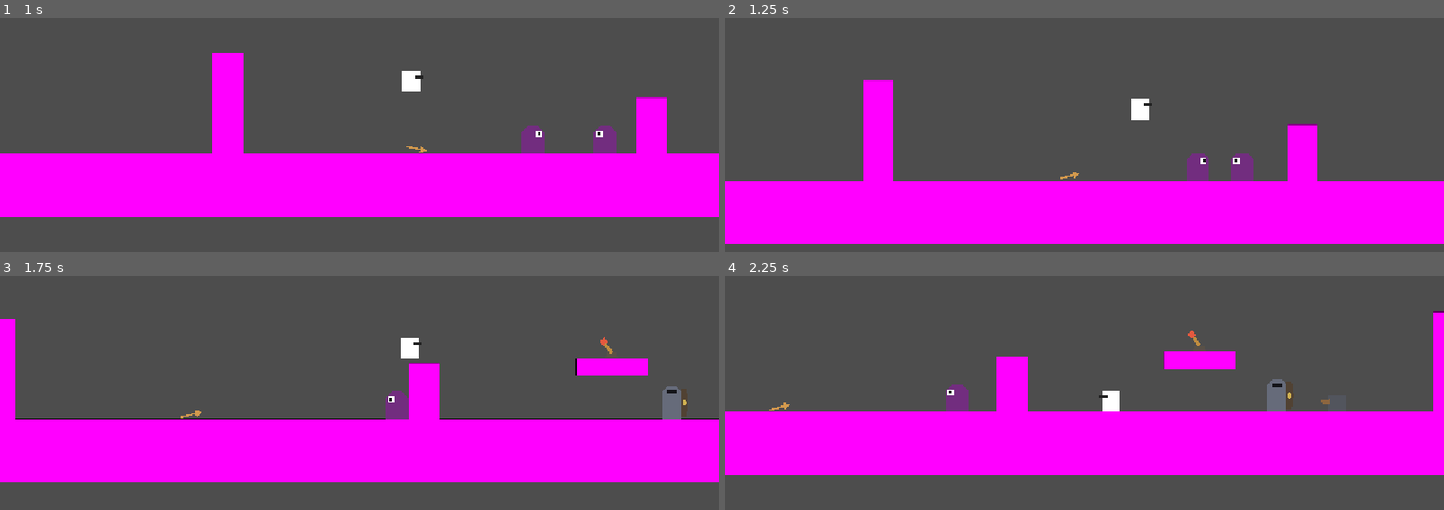
Above: before the commit, frames 1-4 (two rows, left to right).
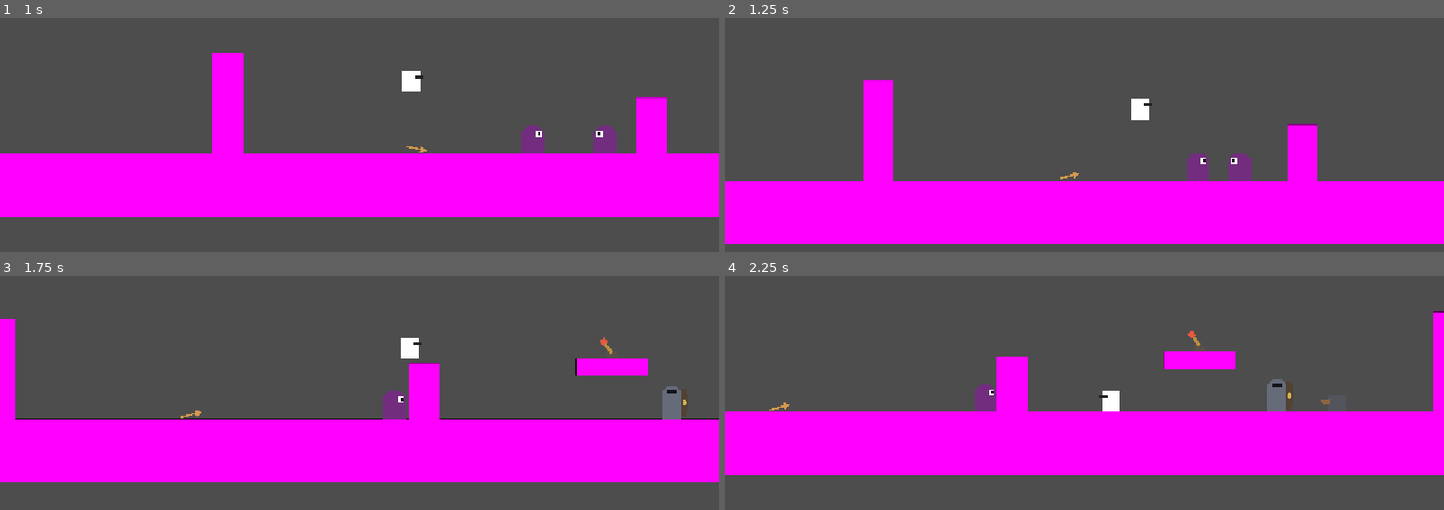
Above: after the commit, the same moments.

Repository: cachandlerdev/gmtk-2026
Game: Godot game, scene res://scenes/levels/enemy_test_level.tscn
Same seed, same stepped clock (60 frames per second), same inputs: the game is played once before the commit and once after it.
Inputs (mouse positions are in pixels of both pictures, inside the frame that each line leads up to):
- Up to frame 1 (1 s): move the mouse to (517, 95) at 0.52 s; hold D (move_right) from 0.53 s (still down); right-click (517, 95) at 0.6 s; tap Space (jump) at 0.77 s
- Up to frame 2 (1.25 s): keep holding D (move_right)
- Up to frame 3 (1.75 s): keep holding D (move_right); move the mouse to (215, 393) at 1.27 s; tap S (aim_down) at 1.35 s; tap Space (jump) at 1.52 s
- Up to frame 4 (2.25 s): move the mouse to (1156, 285) at 2.02 s; release D (move_right) at 2.03 s; hold A (move_left) from 2.03 s (still down); tap W (aim_up) at 2.1 s

Frame 1 is identical in both runs. In frame 2, 0.1% of the frame differs, in the area x 70-74%, y 57-70%; in frame 3, 0.1%; in frame 4, 0.7%, in the area x 30-38%, y 46-58%.

Commit message:
feat: move perception to EnemyBase, patrol enemy chases on sight

Diff:
--- a/scenes/assets/enemy.tscn
+++ b/scenes/assets/enemy.tscn
@@ -1,6 +1,7 @@
 [gd_scene format=3 uid="uid://bpna2cn0m2djl"]
 
 [ext_resource type="Script" path="res://scripts/patrol_enemy.gd" id="1_enemy"]
+[ext_resource type="PackedScene" uid="uid://taik04v2aqhd" path="res://scenes/assets/vision_cone.tscn" id="2_vision"]
 
 [sub_resource type="RectangleShape2D" id="Shape_body"]
 size = Vector2(36, 44)
@@ -44,4 +45,6 @@
 [node name="CollisionShape2D" type="CollisionShape2D" parent="Hitbox"]
 shape = SubResource("Shape_hit")
 
+[node name="VisionCone" parent="." instance=ExtResource("2_vision")]
+
 [connection signal="body_entered" from="Hitbox" to="." method="_on_hitbox_body_entered"]
--- a/scripts/enemy_base.gd
+++ b/scripts/enemy_base.gd
@@ -15,12 +15,19 @@
 @export var gravity_factor: float = 1.0
 ## If true, touching the player calls their take_hit().
 @export var contact_damage: bool = true
+## How long the enemy stays alerted after losing sight of the player. Only
+## matters if the enemy has a VisionCone child.
+@export var alert_linger: float = 1.5
 
 var facing: int = 1          ## 1 = right, -1 = left
+## True while a VisionCone child sees the player, or recently did (linger).
+var is_alerted: bool = false
 var _health: int
+var _lost_time: float = 0.0
 
 @onready var _visual: Node2D = get_node_or_null("Visual")
 @onready var _ledge_ray: RayCast2D = get_node_or_null("LedgeRay")
+@onready var _vision: VisionCone = get_node_or_null("VisionCone")
 
 
 func _ready() -> void:
@@ -33,6 +40,7 @@
 func _physics_process(delta: float) -> void:
 	if not is_on_floor():
 		velocity += get_gravity() * gravity_factor * delta
+	_update_perception(delta)
 	_behaviour(delta)
 	move_and_slide()
 
@@ -106,6 +114,43 @@
 	return get_tree().get_first_node_in_group("player")
 
 
+## True if a vision cone is present and currently sees the player.
+func can_see_player() -> bool:
+	return _vision != null and _vision.can_see_player
+
+
+## Update `is_alerted` from the vision cone, keeping it set for `alert_linger`
+## seconds after the player slips out of sight. No-op without a VisionCone.
+func _update_perception(delta: float) -> void:
+	if _vision == null:
+		return
+	if _vision.can_see_player:
+		is_alerted = true
+		_lost_time = 0.0
+	elif is_alerted:
+		_lost_time += delta
+		if _lost_time >= alert_linger:
+			is_alerted = false
+
+
+## Walk forward at `speed`, turning around at walls and platform edges.
+func patrol_step(speed: float) -> void:
+	if is_on_floor() and (is_on_wall() or not has_ground_ahead()):
+		set_facing(-facing)
+	velocity.x = facing * speed
+
+
+## Face the player and advance at `speed`, stopping at walls and ledges.
+func chase_step(speed: float) -> void:
+	var player := get_player()
+	if player != null:
+		set_facing(1 if player.global_position.x >= global_position.x else -1)
+	if has_ground_ahead() and not is_on_wall():
+		velocity.x = facing * speed
+	else:
+		velocity.x = 0.0
+
+
 func _align_ledge_ray() -> void:
 	if _ledge_ray != null:
 		_ledge_ray.position.x = absf(_ledge_ray.position.x) * facing
--- a/scripts/patrol_enemy.gd
+++ b/scripts/patrol_enemy.gd
@@ -1,13 +1,15 @@
 class_name PatrolEnemy
 extends EnemyBase
-## Walks back and forth, turning around at walls and before platform edges.
+## Walks back and forth, turning at walls and platform edges. If it has a
+## VisionCone child and spots the player, it chases them until it loses sight.
 
 
 @export var speed: float = 90.0
+@export var chase_speed: float = 130.0
 
 
 func _behaviour(_delta: float) -> void:
-	# Turn at a wall, or before walking off the edge of the platform.
-	if is_on_floor() and (is_on_wall() or not has_ground_ahead()):
-		set_facing(-facing)
-	velocity.x = facing * speed
+	if is_alerted:
+		chase_step(chase_speed)
+	else:
+		patrol_step(speed)
--- a/scripts/shieldbearer.gd
+++ b/scripts/shieldbearer.gd
@@ -12,49 +12,16 @@
 
 @export var patrol_speed: float = 55.0
 @export var chase_speed: float = 95.0
-## How long it keeps chasing after losing sight of the player.
-@export var alert_linger: float = 1.5
 ## Speed a blocked arrow keeps when it bounces off the shield.
 @export var block_bounce: float = 0.7
 
-var _alerted: bool = false
-var _lost_time: float = 0.0
 
-@onready var _vision: VisionCone = $VisionCone
-
-
-func _behaviour(delta: float) -> void:
-	_update_alert(delta)
-	if _alerted:
-		_chase()
+func _behaviour(_delta: float) -> void:
+	# is_alerted is driven by the base's VisionCone perception.
+	if is_alerted:
+		chase_step(chase_speed)
 	else:
-		_patrol()
-
-
-func _update_alert(delta: float) -> void:
-	if _vision.can_see_player:
-		_alerted = true
-		_lost_time = 0.0
-	elif _alerted:
-		_lost_time += delta
-		if _lost_time >= alert_linger:
-			_alerted = false
-
-
-func _patrol() -> void:
-	if is_on_floor() and (is_on_wall() or not has_ground_ahead()):
-		set_facing(-facing)
-	velocity.x = facing * patrol_speed
-
-
-func _chase() -> void:
-	var player := get_player()
-	if player != null:
-		set_facing(1 if player.global_position.x >= global_position.x else -1)
-	if has_ground_ahead() and not is_on_wall():
-		velocity.x = facing * chase_speed
-	else:
-		velocity.x = 0.0
+		patrol_step(patrol_speed)
 
 
 ## The shield blocks shots into its front. A hit lands from behind, or from a
